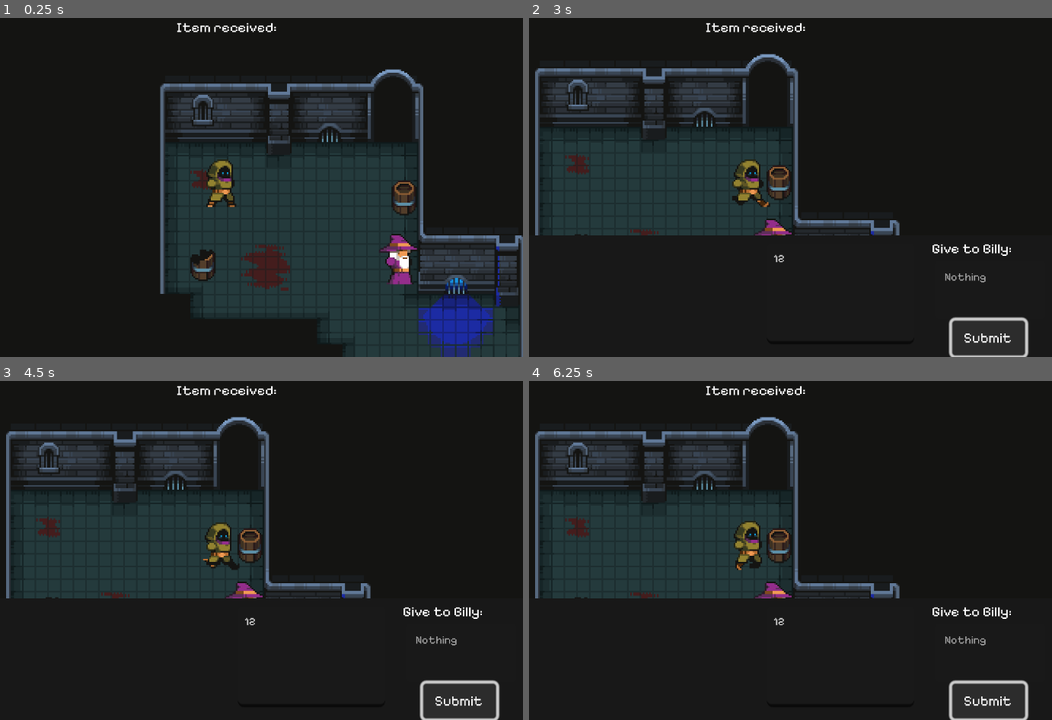
Above: before the commit, frames 1-4 (two rows, left to right).
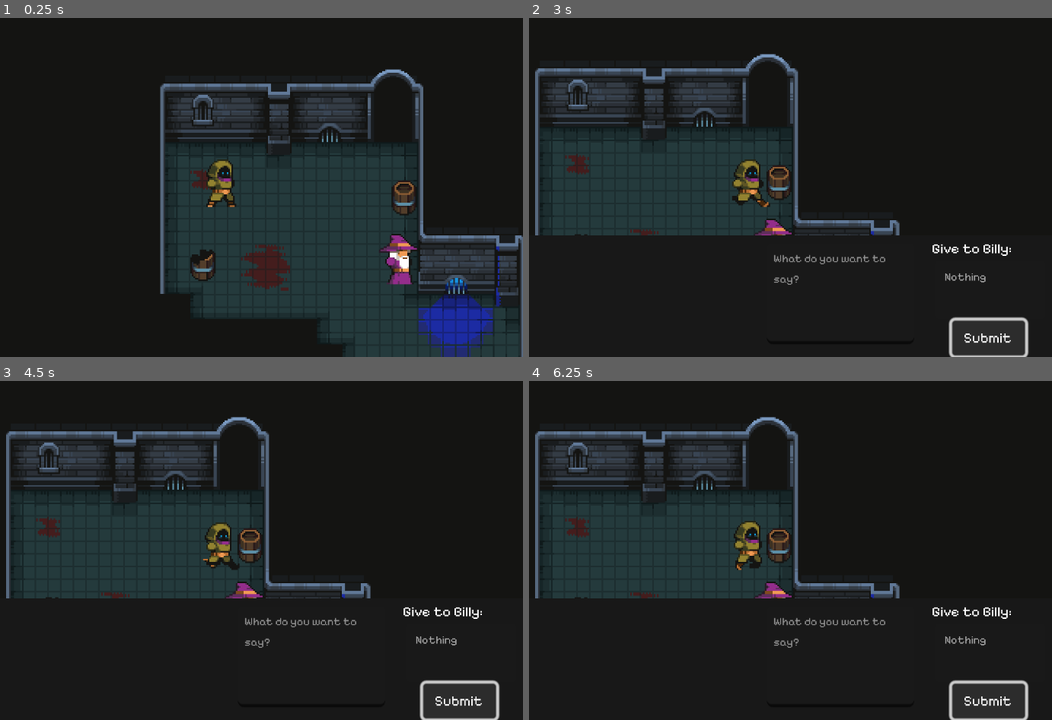
Above: after the commit, the same moments.

Repository: Sajeg/BreakOut
Game: Godot game, scene res://Scenes/main.tscn
Same seed, same stepped clock (60 frames per second), same inputs: the game is played once before the commit and once after it.
Inputs (mouse positions are in pixels of both pictures, inside the frame that each line leads up to):
- Up to frame 1 (0.25 s): no input
- Up to frame 2 (3 s): hold D (right) 0.53-1.28 s; hold E (interact) 0.53-1.28 s; hold S (down) 1.28-2 s; tap E (interact) at 1.35 s; click (842, 292) at 2.02 s; type "12" at 2.1 s; click "Submit" at 2.75 s
- Up to frame 3 (4.5 s): hold D (right) 3.53-4.28 s; hold E (interact) 3.53-4.28 s; hold W (up) from 4.28 s (still down); tap E (interact) at 4.35 s
- Up to frame 4 (6.25 s): release W (up) at 5.03 s; hold E (interact) 5.03-5.78 s; hold A (left) from 5.03 s (still down); tap E (interact) at 5.85 s

The runs differ from the first frame. In frame 1, 0.2% of the frame differs, in the area x 33-53%, y 1-5%; in frame 2, 0.5%, in the area x 33-69%, y 1-79%; in frame 3, 0.5%; in frame 4, 0.5%.

Commit message:
Fixed trading system

Diff:
--- a/Scenes/main.tscn
+++ b/Scenes/main.tscn
@@ -1632,7 +1632,7 @@
 [node name="Wizard" parent="." instance=ExtResource("4_gi0r6")]
 position = Vector2(179, 202)
 
-[node name="AIManager" parent="Wizard" instance=ExtResource("4_rldry")]
+[node name="AIManager" parent="Wizard" node_paths=PackedStringArray("player") instance=ExtResource("4_rldry")]
 offset_left = -179.0
 offset_top = -202.0
 offset_right = -179.0
@@ -1640,6 +1640,7 @@
 npc_name = "Billy"
 character = "a friendly wizard. Your task is to keep the Dungeon clean."
 inventory = ["Broom", "Friendly Spider"]
+player = NodePath("../../Player")
 
 [node name="Player" parent="." node_paths=PackedStringArray("ai") instance=ExtResource("2_nuvfg")]
 position = Vector2(67, 153)
--- a/Scenes/player.tscn
+++ b/Scenes/player.tscn
@@ -275,6 +275,7 @@
 text = "Submit"
 
 [node name="InventoryNotification" type="Label" parent="."]
+visible = false
 offset_left = -28.0
 offset_top = -119.0
 offset_right = 29.0
@@ -289,5 +290,6 @@
 
 [connection signal="area_entered" from="Area2D" to="." method="_on_area_2d_area_entered"]
 [connection signal="area_exited" from="Area2D" to="." method="_on_area_2d_area_exited"]
+[connection signal="item_selected" from="SpeakUI/Inventory" to="SpeakUI" method="_on_inventory_item_selected"]
 [connection signal="pressed" from="SpeakUI/Button" to="SpeakUI" method="_on_button_pressed"]
 [connection signal="timeout" from="Timer" to="." method="_on_timer_timeout"]
--- a/Scripts/Player.gd
+++ b/Scripts/Player.gd
@@ -15,11 +15,9 @@
 func _physics_process(delta):
 	process_input(delta)
 
-func process_input(delta):
+func process_input(_delta):
 	if is_speaking:
 		return
-	var is_walking = false
-	var input_vector = Vector2.ZERO
 	velocity.x = (Input.get_action_strength("right") - Input.get_action_strength("left")) * speed
 	velocity.y = (Input.get_action_strength("down") - Input.get_action_strength("up")) * speed
 	var is_idling = is_zero_approx(velocity.y) && is_zero_approx(velocity.x)
@@ -40,8 +38,7 @@
 			tooltip.visible = false
 			$SpeakUI.visible = true
 			$SpeakUI/Name.text = "Give to " + ai.npc_name + ":"
-			for item in inventory:
-				$SpeakUI/Inventory.add_item(item)
+			update_inventory_list()
 			is_speaking = true
 	elif event.is_action_pressed("exit") && can_speak:
 		if is_speaking:
@@ -55,8 +52,14 @@
 			add_to_inventory(loot_node.loot_overwrite)
 		else:
 			loot_node.set_looted()
-			add_to_inventory(vars.avaible_loot[randi() % vars.avaible_loot.size()])
+			add_to_inventory(vars.available_loot[randi() % vars.available_loot.size()])
 		tooltip.visible = false
+
+func update_inventory_list():
+	$SpeakUI/Inventory.clear()
+	$SpeakUI/Inventory.add_item("Nothing")
+	for item in inventory:
+		$SpeakUI/Inventory.add_item(item)
 
 func add_to_inventory(item):
 	inventory.append(item)
--- a/Scripts/SpeakUI.gd
+++ b/Scripts/SpeakUI.gd
@@ -1,26 +1,28 @@
 extends Control
 
 @onready var player = get_node("..")
+var selected_items = []
 
 func _on_button_pressed():
-	if player.inventory == ["Nothing"]:
+	if selected_items == ["Nothing"]:
+		player.ai.add_message($Input.text)
+	elif selected_items == []:
 		player.ai.add_message($Input.text)
 	else:
-		player.ai.add_message($Input.text, player.inventory)
-		player.inventory == []
+		player.ai.add_message($Input.text, selected_items)
+		var index = player.inventory.find(selected_items[0])
+		if index != -1:
+			player.inventory.erase(selected_items[0])
+		selected_items = []
+
+	$Input.text = ""
 
 
-func _on_ai_manager_new_response(text, friendship, inventory):
+func _on_ai_manager_new_response(text, _friendship, _inventory):
+	player.update_inventory_list()
 	$Output.text = text
 	#$Friendship.text = "friendship: " + str(friendship)
 	#$NPCInventory.text = "NPC inventory: " + str(inventory)
 
-
-func _on_item_list_multi_selected(index, selected):
-	# To-Do
-	pass
-
-
-func _on_item_list_item_clicked(index, at_position, mouse_button_index):
-	# To-Do
-	pass
+func _on_inventory_item_selected(index):
+	selected_items = [$Inventory.get_item_text(index)]
--- a/Scripts/ai_manager.gd
+++ b/Scripts/ai_manager.gd
@@ -22,12 +22,13 @@
 
 func continue_chat():
 	print("Sending request")
-	var prompt = "Let's play a prison role playing game where we both are imates. You are "
+	print(give)
+	var prompt = "Let's play a dungeon role playing game. You are "
 	prompt += npc_name + character
 	if has_friendship:
-		prompt += "Together with the text from me you'll receive a friendship score on a scale of 0-100 where 100 is love and 0 is enemie you can change the score based on our conversation, but always return the score. And the longer the conversation is the less the score changes."
+		prompt += "Together with the text from me you'll receive a friendship score on a scale of 0-100 where 100 is love and 0 is enemies you can change the score based on our conversation, but always return the score. And the longer the conversation is the less the score changes."
 	if has_inventory:
-		prompt += "You will also receive a set of items that you own. If you want to give me a item you own you can simply don't return it. But please return the rest. You can also receive items from the Player for trading."
+		prompt += "You will also receive a set of items that you own. If you want to give me a item you own you can simply don't return it. But please return the rest. You can also receive items from the Player for trading. If that is the case add these to the items you return."
 
 	var url = "https://generativelanguage.googleapis.com/v1beta/models/gemini-1.5-flash-latest:generateContent?key=" + load_api_key()
 	var header = ["Content-Type: application/json"]
@@ -68,7 +69,7 @@
 		return ""
 	return config.get_value("API", "api_key", "")
 
-func _on_http_request_request_completed(result, response_code, headers, body):
+func _on_http_request_request_completed(_result, response_code, _headers, body):
 	print("Got response")
 	if response_code == 200:
 		var model_response = JSON.parse_string(body.get_string_from_utf8())
@@ -76,12 +77,22 @@
 		var model_string = JSON.parse_string(JSON.parse_string(model_text))
 		var model_message = model_string["message"]
 		friendship = model_string["friendship"]
+		print(inventory)
+		print(model_string["inventory"])
 		if inventory != model_string["inventory"]:
-			if inventory.size() <= model_string["inventory"]:
-				# To-Do
-				pass
+			var diff = difference(inventory, model_string["inventory"])
+			for item in diff:
+				player.add_to_inventory(item)
+		inventory = model_string["inventory"]
 		var model_message_object = load("res://Scripts/history_part.gd").new(model_message, "model")
 		history.append(model_message_object)
 		emit_signal("new_response", model_message, friendship, inventory)
 	else:
-		print("EROR: " + body.get_string_from_utf8())
+		print("ERROR: " + body.get_string_from_utf8())
+
+func difference(arr1, arr2):
+	var only_in_arr1 = []
+	for v in arr1:
+		if not (v in arr2):
+			only_in_arr1.append(v)
+	return only_in_arr1
--- a/Scripts/vars.gd
+++ b/Scripts/vars.gd
@@ -1,5 +1,5 @@
 extends Node
 
-var avaible_loot = [
-	"key", "cans", "potatoe"
+var available_loot = [
+	"key", "cans", "potato"
 ]
